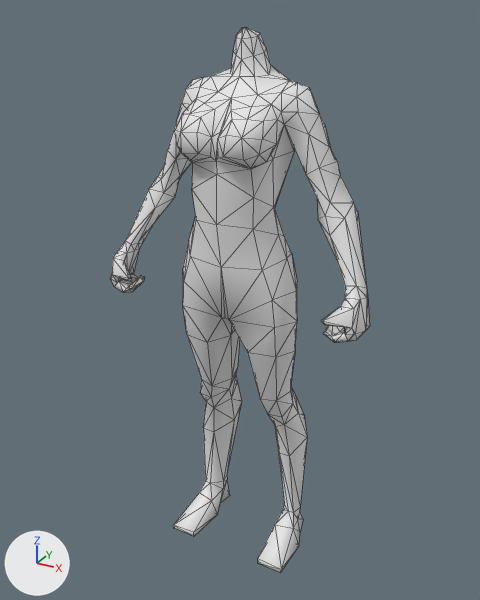
The COLLADA model art/meshes/skeletal/new/f_naked.dae, before and after one commit.
One viewpoint serves both versions: a 50 mm camera at (2.07, -3.8, 3.97) aimed at (-0.04, 0.03, 2.05). Every picture has the same lights, and +X, +Y and +Z are marked at lower left. Mesh edges are drawn as thin lines. Vertices at the same position are counted once.

Names of what the first picture shows: 'f_naked'.
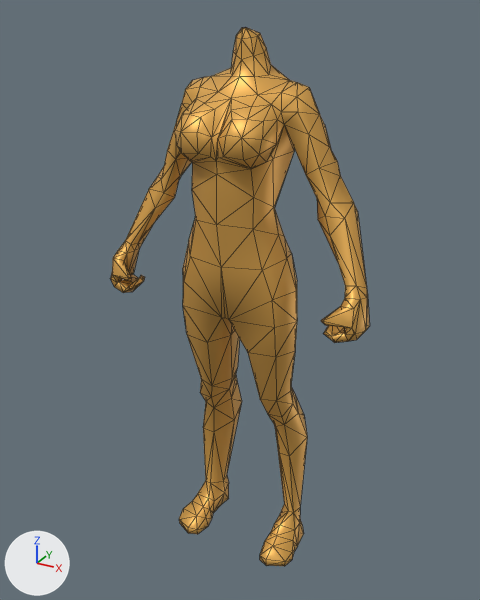
What the commit changed:
Material 'Skin' (mat_skin) is new.
Its base color is (0.8, 0.433, 0.0937) (orange #e7b056).
Its metallic is 0.5.
me_cube_033 is used by ob_f_naked; location (0.0, 0.0, 0.0).
me_cube_033 had 407 vertices, 804 faces and spanned x -0.97..0.97, y -0.41..0.39, z 0.01..3.86.
me_cube_033 now has 449 vertices, 888 faces and spans x -0.97..0.97, y -0.41..0.39, z 0.0..3.86.
Part 1, on me_cube_033:
30 vertices are removed from x -0.5..0.5, y -0.29..0.33, z 0.01..0.17.
70 faces are deleted.
2 vertices move from x -0.31..0.31, y 0.28, z 0.18 to x -0.3..0.3, y 0.29, z 0.14.
72 vertices are added at x -0.51..0.51, y -0.27..0.3, z 0.0..0.16.
154 new faces join them.
me_cube_033 part 2: 734 faces spanning x -0.97..0.97, y -0.41..0.39, z 0.14..3.86 switch from no material to mat_skin (orange #e7b056).

Pixel boxes [x1, y1, x2, y2] of what changed, in the pictures (480 x 600 px):
'f_naked', reshaped: before [111, 27, 370, 573]; after [111, 27, 370, 566]
part 1 of me_cube_033, built on: before [173, 475, 303, 573]; after [179, 475, 304, 566]
part 2 of me_cube_033, recoloured: [111, 27, 370, 513] in both
